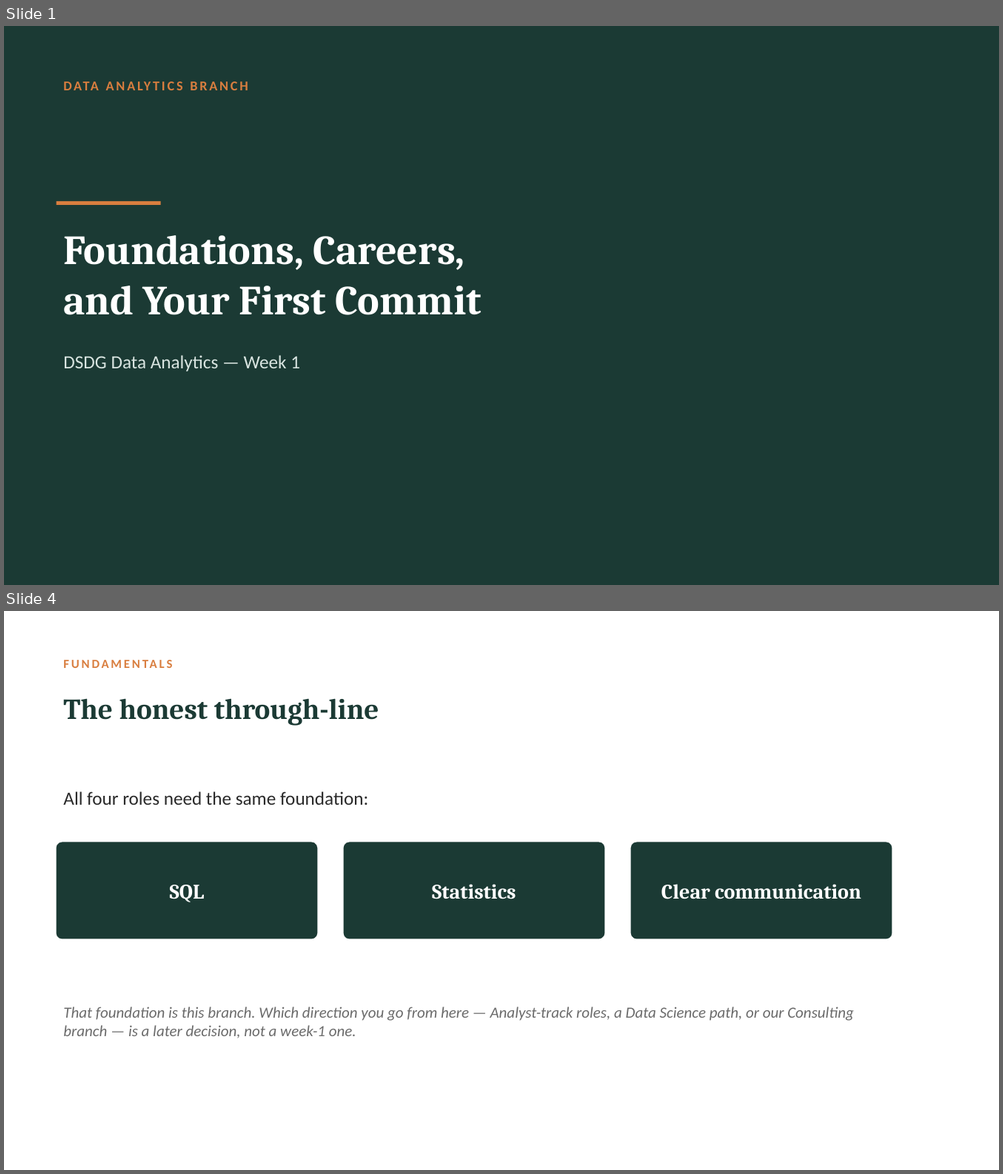
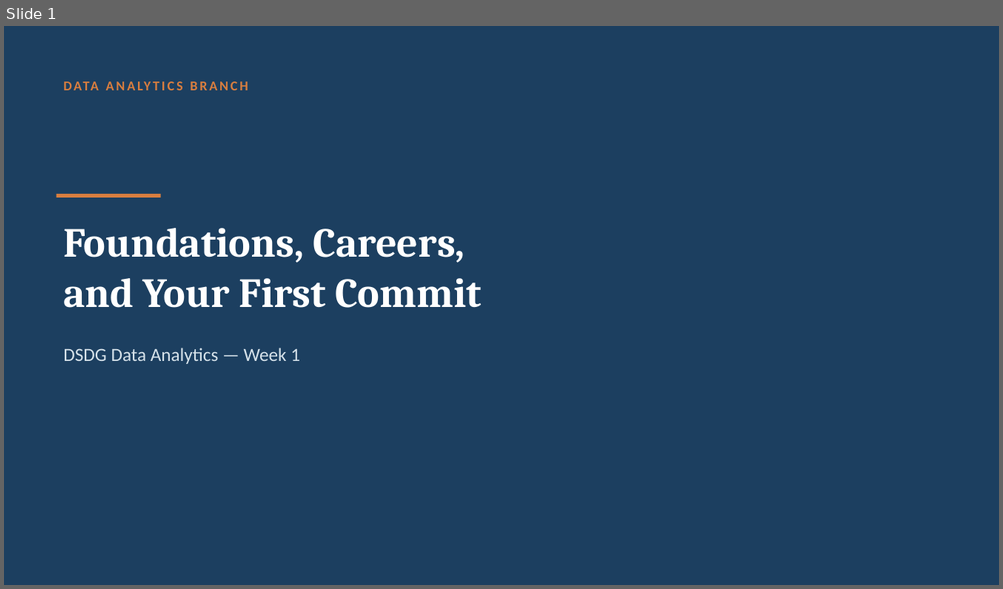
Before and after one commit to Zahi-Rahman/DSDG-Data-Analytics-Branch, a slide deck: week-01-fundamentals-and-github/slides/week-01-slides.pptx. Shown one above the other, each under a label of ours: slides 1 and 4 before the commit, slide 1 after it; the slides between them are not shown. The pictures are 1003x1174 and 1003x589 pixels, drawn with LibreOffice and Linux fonts; fonts in the diff are those of the drawing. Boxes give left, top, right and bottom in pixels: in the first picture for what was removed or moved away, otherwise in the second. Text is boxed around its words. In the diff, an @@ line names an element or a change of style, - is before the commit and + after.

Commit message:
Week 1: rewrite in plainer voice, consolidate and recolor slides

```diff
--- a/week-01-fundamentals-and-github/slides/week-01-slides.pptx
+++ b/week-01-fundamentals-and-github/slides/week-01-slides.pptx
@@ slide 4 removed at box(4, 611, 999, 1170), background #FFFFFF @@
@@ text removed at box(57, 648, 802, 678) @@
-FUNDAMENTALS
@@ text removed at box(63, 698, 379, 726) @@
-The honest through-line
@@ text removed at box(63, 792, 368, 805) @@
-All four roles need the same foundation:
@@ rounded rectangle removed at box(57, 843, 317, 940) @@
@@ rounded rectangle removed at box(344, 843, 605, 940) @@
@@ rounded rectangle removed at box(631, 843, 892, 940) @@
@@ text removed at box(170, 885, 205, 903) @@
-SQL
@@ text removed at box(432, 884, 515, 900) @@
-Statistics
@@ text removed at box(661, 884, 861, 900) @@
-Clear communication
@@ text removed at box(63, 1007, 854, 1039) @@
-That foundation is this branch. Which direction you go from here — Analyst-track roles, a Data Science path, or our Consulting branch — is a later decision, not a week-1 one.
@@ slide 1 changed as well @@
@@ background #1B3A34 to #1C3F60 @@
@@ 2 texts, 1 rectangle: place and size @@
-2 texts, 1 rectangle at box(57, 201, 481, 369)
+2 texts, 1 rectangle at box(57, 194, 481, 361)
@@ text "DSDG Data Analytics — Week ..." at box(63, 348, 300, 361): text colour #D8E4E0 to #D6E2EA @@
```
Also in this commit, not shown: 6 other slides changed, 2 other slides removed, 2 other files.
